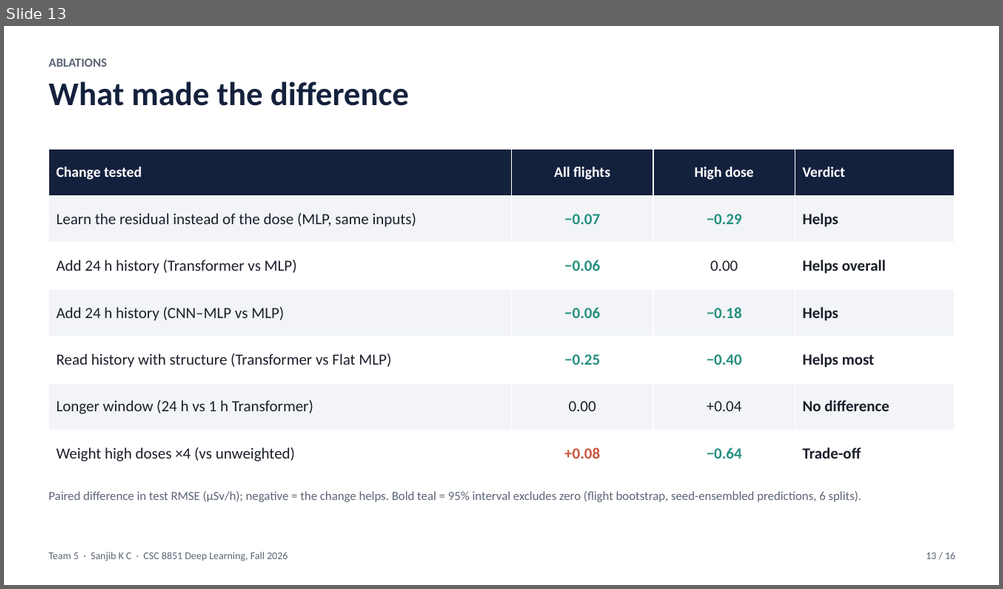
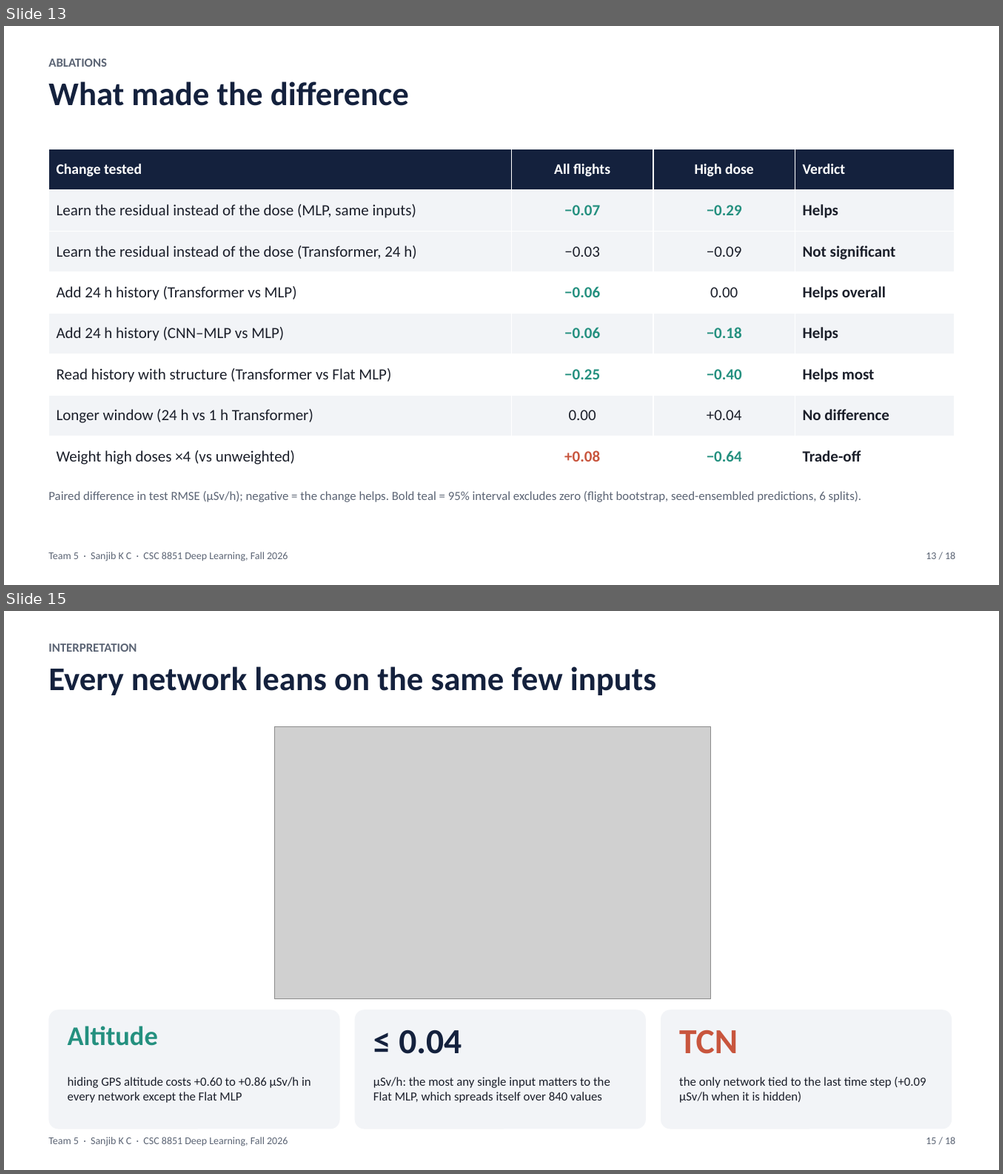
Before and after one commit to thesanjibkc/Deep_learning_project, a slide deck: poster/Team5_Sanjib_KC_slides.pptx. Shown one above the other, each under a label of ours: slide 13 before the commit, slides 13 and 15 after it; the slides between them are not shown. The pictures are 1003x589 and 1003x1174 pixels, drawn with LibreOffice and Linux fonts; fonts in the diff are those of the drawing; grey boxes stand for pictures. Boxes give left, top, right and bottom in pixels: in the first picture for what was removed or moved away, otherwise in the second. Text is boxed around its words. In the diff, an @@ line names an element or a change of style, - is before the commit and + after.

```diff
--- a/poster/Team5_Sanjib_KC_slides.pptx
+++ b/poster/Team5_Sanjib_KC_slides.pptx
@@ slide 15 added at (4, 611, 999, 1170), background #FFFFFF @@
@@ text added at (48, 644, 136, 652), 12 pt, text #5B6474, bold @@
+INTERPRETATION
@@ text added at (48, 667, 656, 695), 32 pt, text #14213D, bold @@
+Every network leans on the same few inputs
@@ picture added at (275, 726, 711, 999) @@
@@ rounded rectangle added at (48, 1010, 340, 1130), fill #F2F4F7 @@
@@ rounded rectangle added at (355, 1010, 646, 1130), fill #F2F4F7 @@
@@ rounded rectangle added at (660, 1010, 951, 1130), fill #F2F4F7 @@
@@ text added at (68, 1026, 158, 1046), 26 pt, text #24907F, bold @@
+Altitude
@@ text added at (398, 1031, 461, 1054), 34 pt, text #14213D, bold @@
+≤ 0.04
@@ text added at (679, 1031, 737, 1054), 34 pt, text #C8553D, bold @@
+TCN
@@ text added at (68, 1077, 311, 1103), 12 pt, text #1B1F2A @@
+hiding GPS altitude costs +0.60 to +0.86 µSv/h in every network except the Flat MLP
@@ text added at (373, 1077, 610, 1103), 12 pt, text #1B1F2A @@
+µSv/h: the most any single input matters to the Flat MLP, which spreads itself over 840 values
@@ text added at (679, 1077, 925, 1103), 12 pt, text #1B1F2A @@
+the only network tied to the last time step (+0.09 µSv/h when it is hidden)
@@ text added at (48, 1137, 287, 1147), 10 pt, text #5B6474 @@
+Team 5 · Sanjib K C · CSC 8851 Deep Learning, Fall 2026
@@ text added at (925, 1137, 955, 1145), 10 pt, text #5B6474 @@
+15 / 18
@@ slide 13 changed as well @@
@@ table at (48, 149, 954, 477) @@
+row 3: Learn the residual instead of the dose (Transformer, 24 h) | −0.03 | −0.09 | Not significant
@@ text at (925, 552, 955, 560): text changed @@
-13 / 16
+13 / 18
```
Also in this commit, not shown: 15 other slides changed, 1 other slide added, 16 other files.
